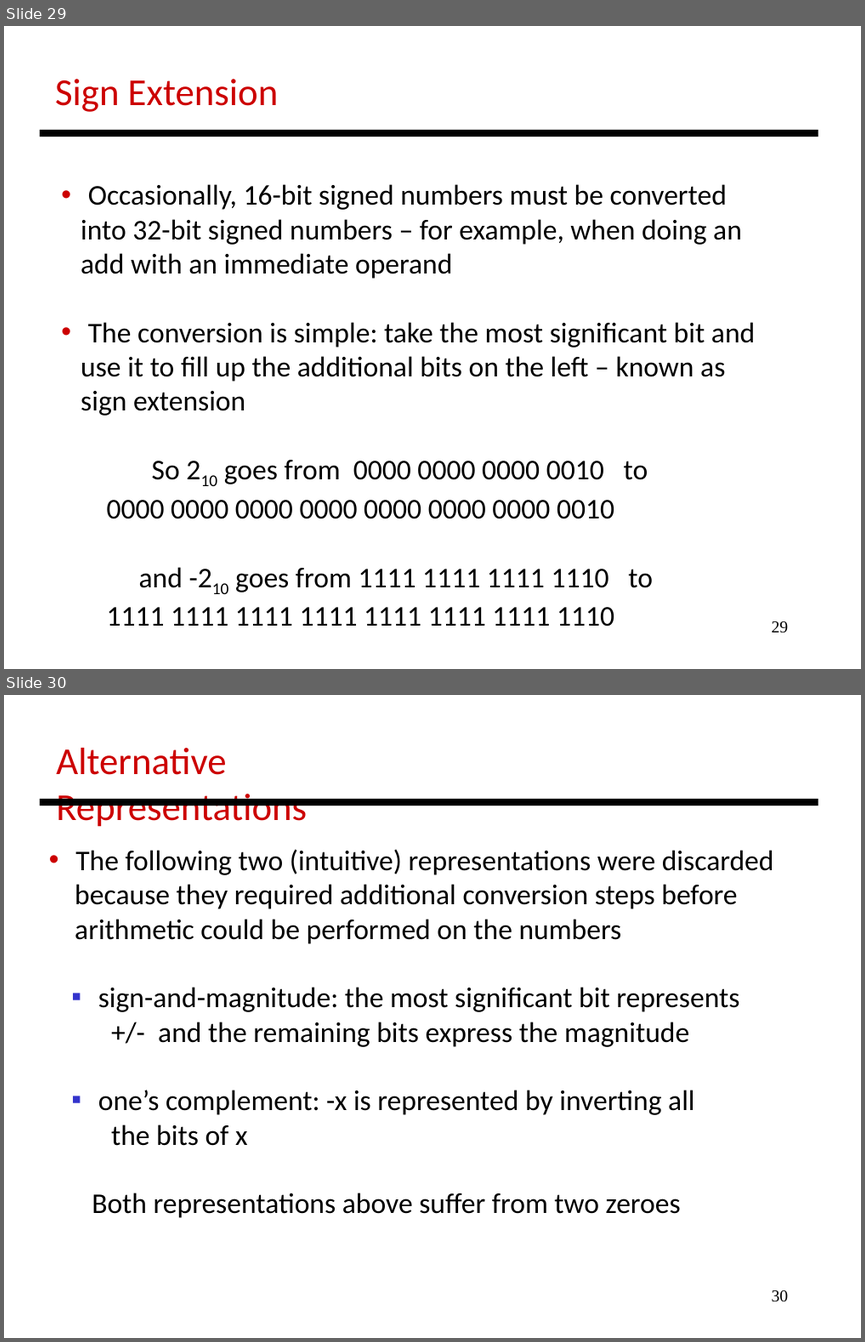
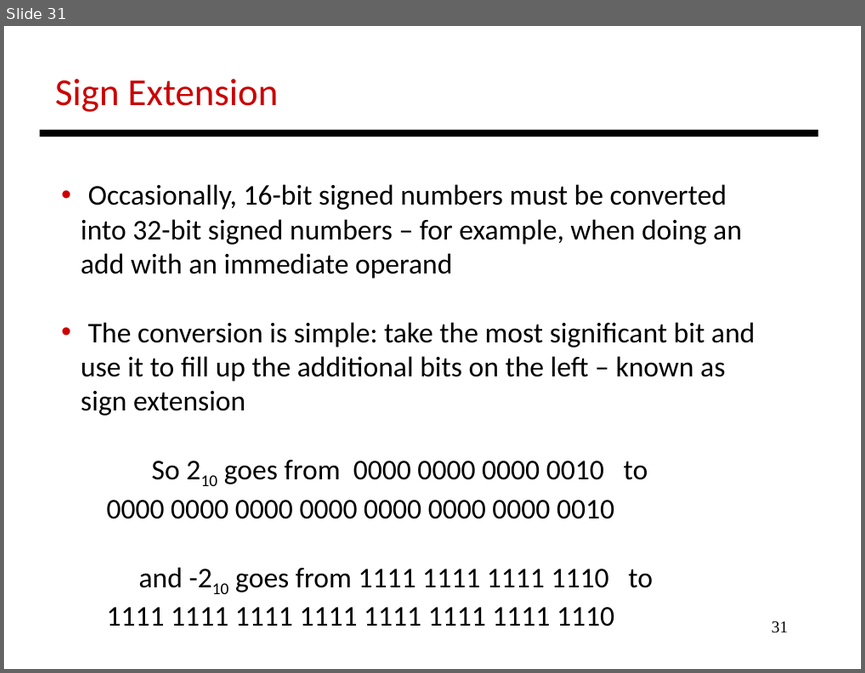
Before and after one commit to antonburtsev/cs3810, a slide deck: lectures/lecture04-mips/lecture-04-mips.odp. Shown one above the other, each under a label of ours: slides 29 and 30 before the commit, slide 31 after it. The pictures are 865x1342 and 865x673 pixels, drawn with LibreOffice and Linux fonts; fonts in the diff are those of the drawing. Boxes give left, top, right and bottom in pixels: in the first picture for what was removed or moved away, otherwise in the second. Text is boxed around its words. In the diff, an @@ line names an element or a change of style, - is before the commit and + after.

```diff
--- a/lectures/lecture04-mips/lecture-04-mips.odp
+++ b/lectures/lecture04-mips/lecture-04-mips.odp
@@ slide 30 removed at (4, 695, 861, 1338), background #FFFFFF @@
@@ text removed at (56, 748, 307, 827) @@
-Alternative Representations
@@ line removed from (40, 802) to (818, 802) @@
@@ text removed at (75, 849, 774, 1218) @@
-• The following two (intuitive) representations were discarded
-because they required additional conversion steps before
-arithmetic could be performed on the numbers
-  ▪ sign-and-magnitude: the most significant bit represents
-+/- and the remaining bits express the magnitude
-  ▪ one’s complement: -x is represented by inverting all
-the bits of x
-Both representations above suffer from two zeroes
@@ page number removed at (772, 1290, 789, 1302) @@
-30
@@ what was slide 29 is now slide 31 @@
@@ page number at (772, 621, 789, 633): text changed @@
-29
+31
```
Also in this commit, not shown: 3 slides changed, 9 slides added, 1 other file.
